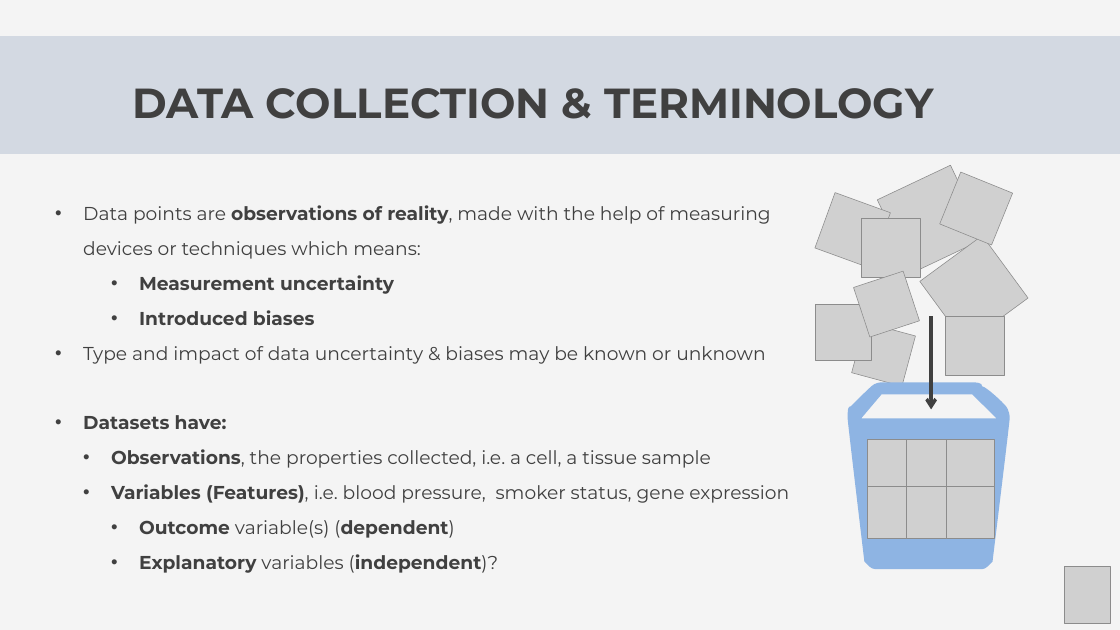
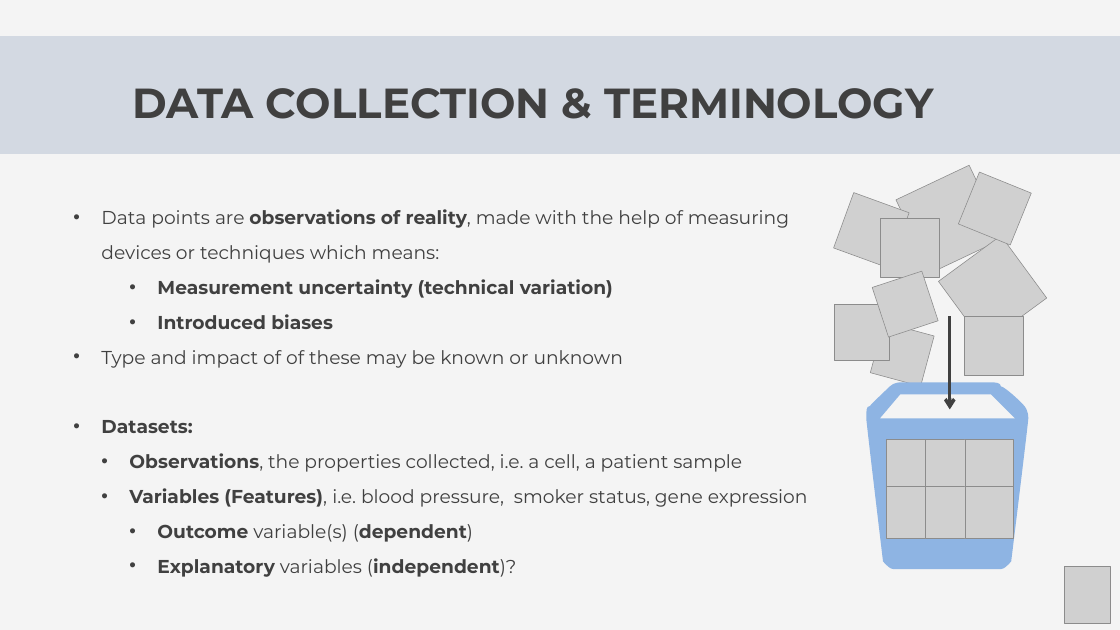
Before and after one commit to Center-for-Health-Data-Science/Foundations-of-Health-Data-Science, a slide deck: slide 3 of Slides/FHDS_Data_Collection_Part1.pptx. Drawn at 1120x630 pixels with LibreOffice and Linux fonts; fonts in the diff are those of the drawing; grey boxes stand for pictures. Boxes give left, top, right and bottom in pixels: in the first picture for what was removed or moved away, otherwise in the second. Text is boxed around its words. In the diff, an @@ line names an element or a change of style, - is before the commit and + after.

Commit message:
slide show 1 updated, text cut and headers changed

```diff
--- a/Slides/FHDS_Data_Collection_Part1.pptx
+++ b/Slides/FHDS_Data_Collection_Part1.pptx
@@ text "Data points are observations of ...": place and size @@
-text "Data points are observations of ..." at box(83, 205, 789, 573)
+text "Data points are observations of ..." at box(101, 209, 808, 577)
@@ text at box(157, 279, 613, 298): text changed @@
-    • Measurement uncertainty
+    • Measurement uncertainty (technical variation)
@@ 15 pictures, 1 freeform shape, 1 rectangle, 1 arrow: place and size @@
-15 pictures, 1 freeform shape, 1 rectangle, 1 arrow at box(815, 165, 1028, 569)
+15 pictures, 1 freeform shape, 1 rectangle, 1 arrow at box(833, 165, 1046, 569)
@@ text at box(101, 350, 742, 472): text changed @@
-• Type and impact of data uncertainty & biases may be known or unknown
-• Datasets have:
-  • Observations, the properties collected, i.e. a cell, a tissue sample
+• Type and impact of of these may be known or unknown
+• Datasets:
+  • Observations, the properties collected, i.e. a cell, a patient sample
```
Also in this commit, not shown: 6 other slides changed, 1 other file.
